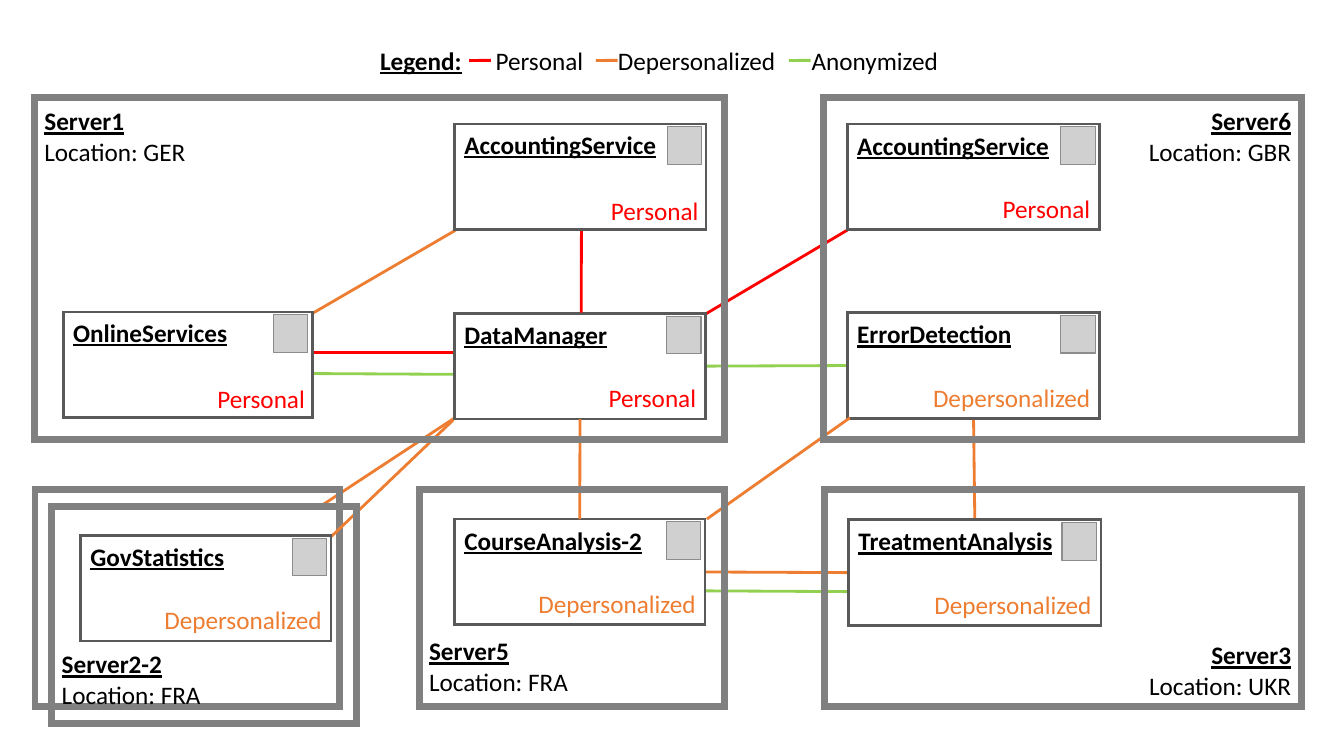
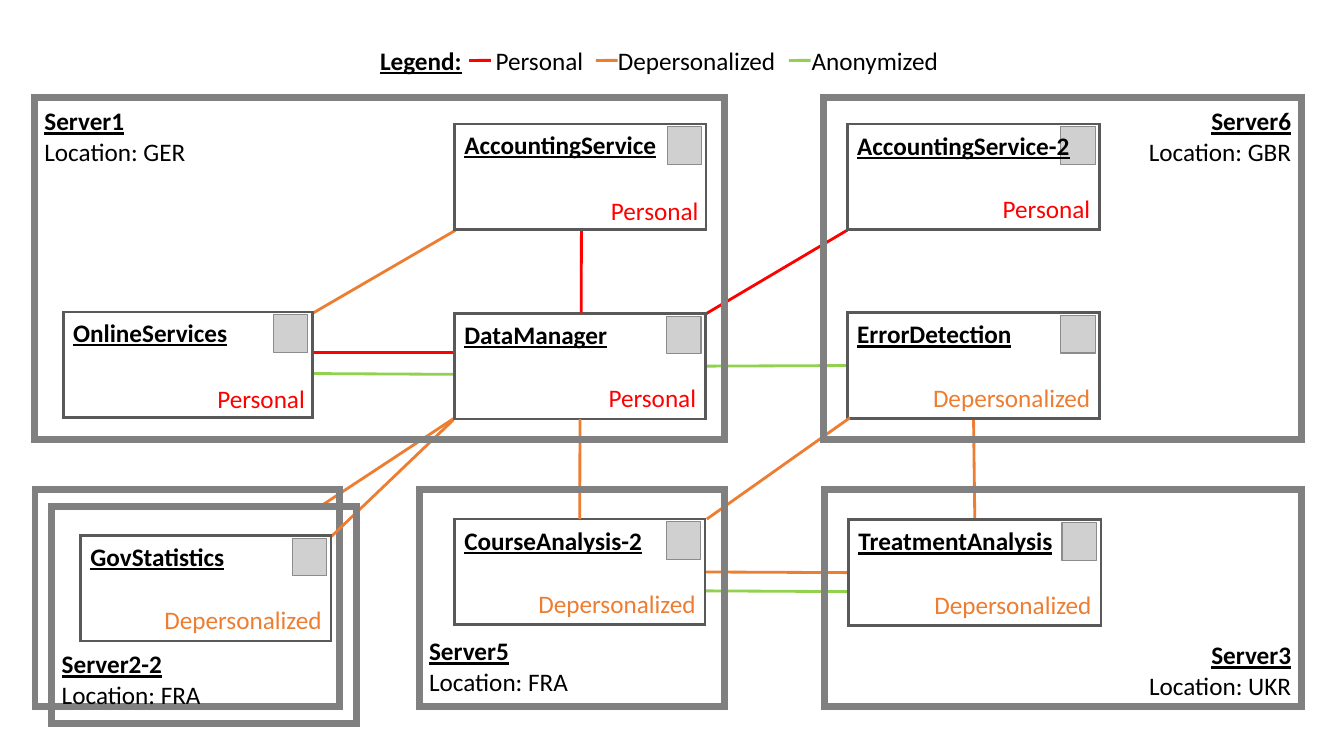
Before and after one commit to cocome-community-case-study/cocome-cloud-jee-privacy, a slide deck: slide 2 of Backup_MA/Ausarbeitung/graphs/medSystem_adap_calc.pptx. Drawn at 1344x756 pixels with LibreOffice and Linux fonts; fonts in the diff are those of the drawing; grey boxes stand for pictures. Boxes give left, top, right and bottom in pixels: in the first picture for what was removed or moved away, otherwise in the second. Text is boxed around its words. In the diff, an @@ line names an element or a change of style, - is before the commit and + after.

```diff
--- a/Backup_MA/Ausarbeitung/graphs/medSystem_adap_calc.pptx
+++ b/Backup_MA/Ausarbeitung/graphs/medSystem_adap_calc.pptx
@@ text at (857, 134, 1069, 161): text changed @@
-AccountingService
+AccountingService-2
```
Also in this commit, not shown: 47 other files.
